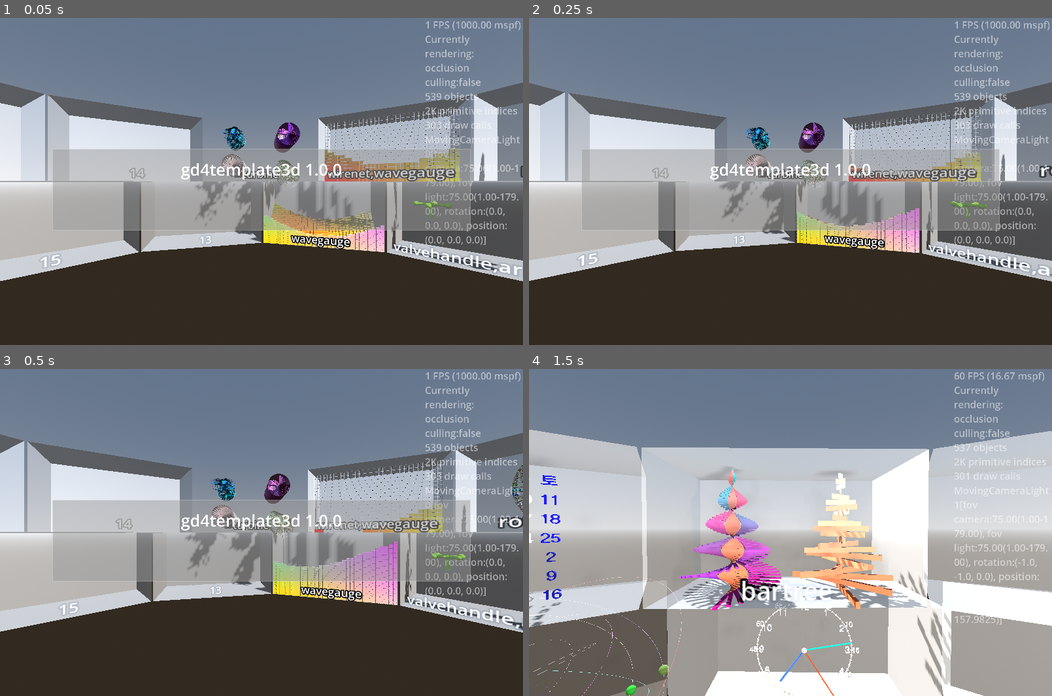
Above: before the commit, frames 1-4 (two rows, left to right).
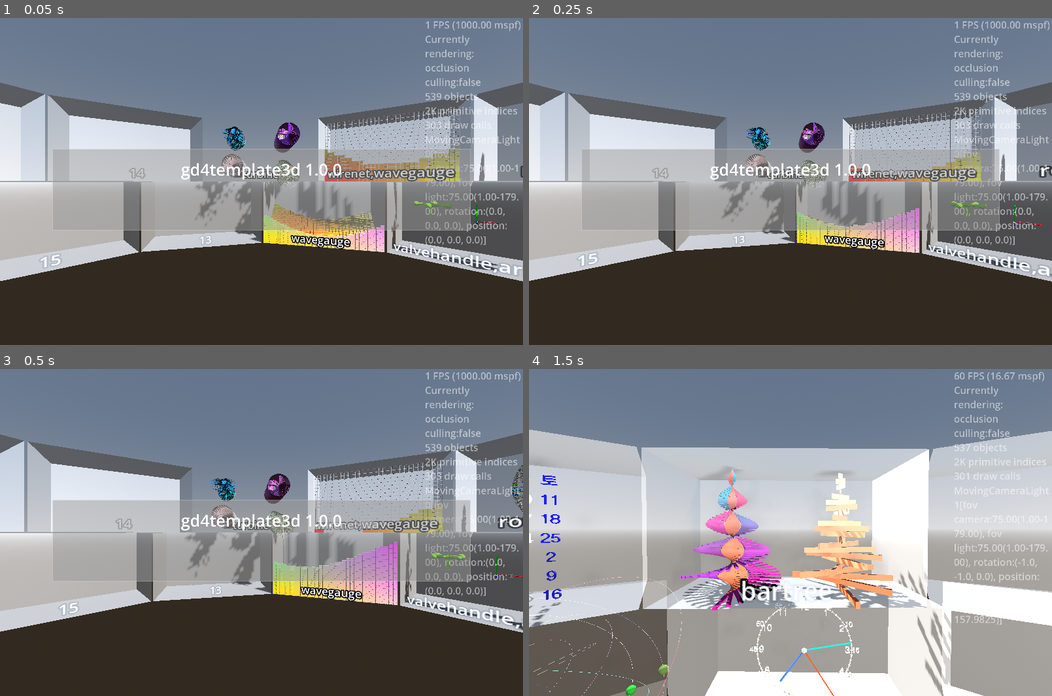
Above: after the commit, the same moments.

Repository: kasworld/gd4template3d
Game: Godot game, scene res://main.tscn
Same seed, same stepped clock (60 frames per second), same inputs: the game is played once before the commit and once after it.
Inputs (mouse positions are in pixels of both pictures, inside the frame that each line leads up to):
- Up to frame 1 (0.05 s): no input
- Up to frame 2 (0.25 s): no input
- Up to frame 3 (0.5 s): no input
- Up to frame 4 (1.5 s): tap Enter at 0.5 s; move the mouse to (905, 516) at 0.52 s; hold Right 0.53-1.28 s; tap Q at 0.6 s; click (905, 516) at 0.67 s; move the mouse to (685, 548) at 1.27 s; hold Down from 1.28 s (still down); tap E at 1.35 s

The runs differ from the first frame. In frame 1, less than 0.1% of the frame differs, in the area x 43-97%, y 36-73%; in frame 2, less than 0.1%; in frame 3, less than 0.1%; in frame 4, nothing differs.

Commit message:
code clean

Diff:
--- a/main.gd
+++ b/main.gd
@@ -292,6 +292,7 @@
 func valvehandle_arrow3d_demo(glasscabinet :GlassCabinet, labeltext :String = "") -> void:
 	if labeltext != "":
 		glasscabinet.set_label_text(labeltext)
+	glasscabinet.show_axis_arrow()
 	arrow3d = preload("res://arrow_3d/arrow_3d.tscn").instantiate(
 		).set_color(random_color()).set_size( WorldSize.x/5, WorldSize.x/50, WorldSize.x/25)
 	arrow3d.position = Vector3(WorldSize.x/4, 0,0)
@@ -372,7 +373,7 @@
 	clock.rotate_x(PI/2)
 	glasscabinet.add_child(clock)
 
-var tree2_scene = preload("res://bar_tree/bar_tree.tscn")
+var bartree_scene = preload("res://bar_tree/bar_tree.tscn")
 var bartree_list :Array
 func bartree_demo(glasscabinet :GlassCabinet, labeltext :String = "") -> void:
 	if labeltext != "":
@@ -392,7 +393,7 @@
 			tree_size.x *= 0.9
 		make_sub_tree(glasscabinet, tree_size, bar_count, 0, pos)
 func make_sub_tree(glasscabinet :GlassCabinet, tree_size :Vector3, bar_count :int, shift :float, pos :Vector3) -> void:
-	var t = tree2_scene.instantiate()
+	var t = bartree_scene.instantiate()
 	glasscabinet.add_child(t)
 	t.position = pos
 	t.init_bartree_with_color(random_color(), random_color(), bar_count)
